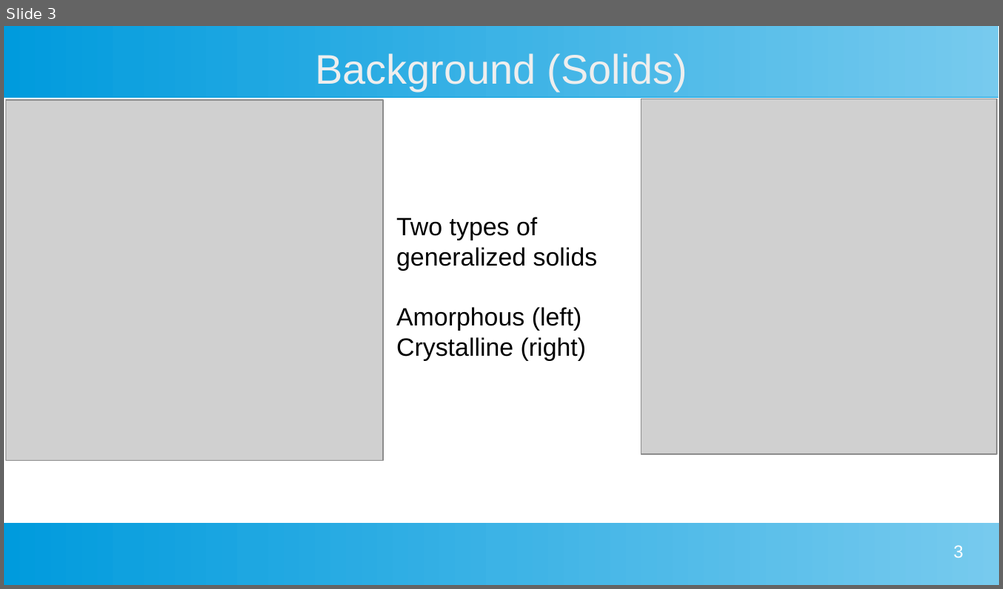
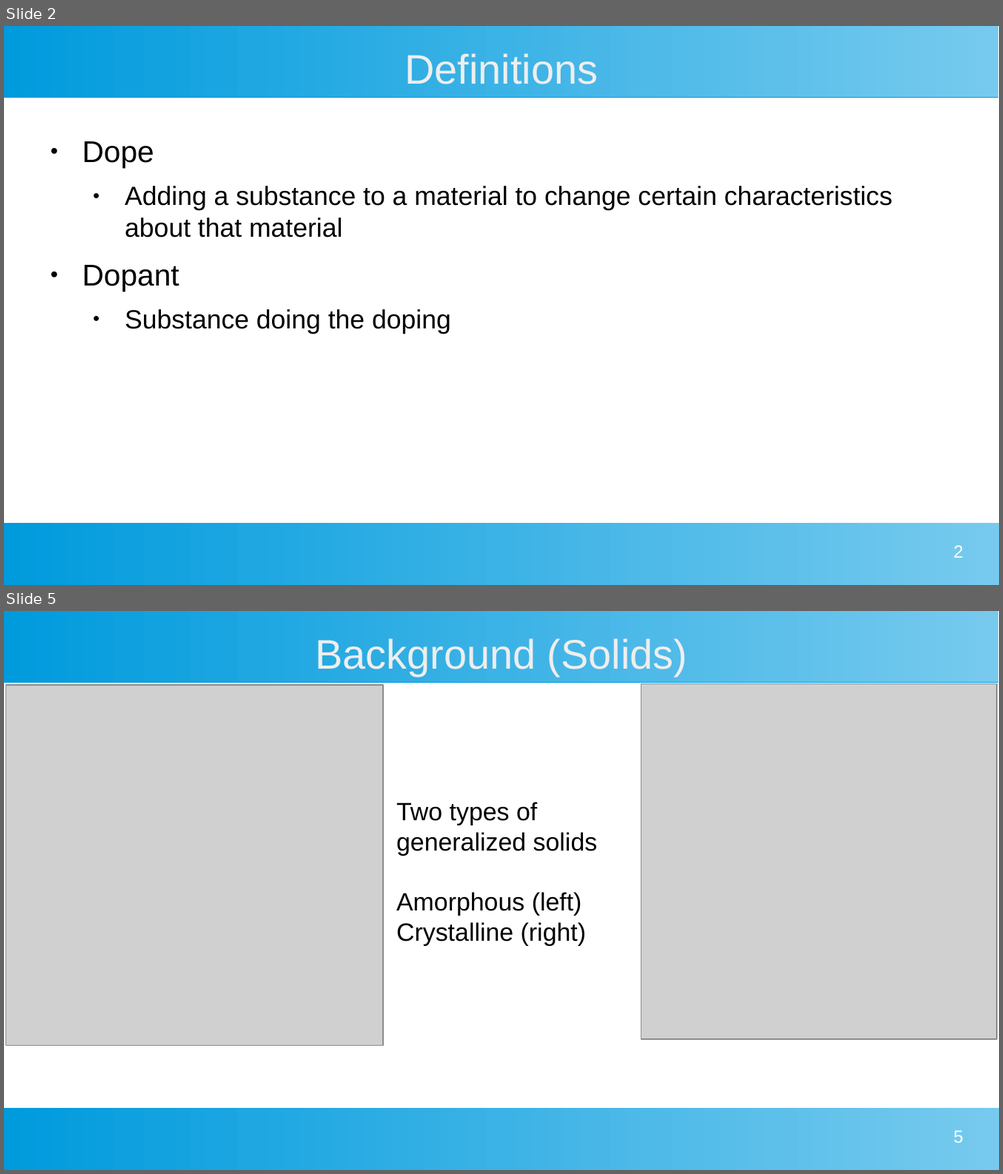
Before and after one commit to MarkS5001/GIXRD-Thesis, a slide deck: Thesis Defense Presentation.odp. Shown one above the other, each under a label of ours: slide 3 before the commit, slides 2 and 5 after it; the slides between them are not shown. The pictures are 1003x589 and 1003x1174 pixels, drawn with LibreOffice and Linux fonts; fonts in the diff are those of the drawing; grey boxes stand for pictures. Boxes give left, top, right and bottom in pixels: in the first picture for what was removed or moved away, otherwise in the second. Text is boxed around its words. In the diff, an @@ line names an element or a change of style, - is before the commit and + after.

Commit message:
Added to definitions slide, and doping background slide

```diff
--- a/Thesis Defense Presentation.odp
+++ b/Thesis Defense Presentation.odp
@@ slide 2 added at bbox=[4, 26, 999, 585], background #FFFFFF; not listed: 2 template elements that a slide beside it also shows @@
@@ title added at bbox=[404, 53, 597, 84], 33 pt, text #EEEEEE @@
+Definitions
@@ text added at bbox=[82, 141, 892, 334], 21 pt, text #000000 @@
+● Dope
+  ● Adding a substance to a material to change certain characteristics about that material
+● Dopant
+  ● Substance doing the doping
@@ page number added at bbox=[953, 545, 963, 558], 14 pt, text #FFFFFF @@
+2
@@ what was slide 3 is now slide 5 @@
@@ page number at bbox=[953, 1130, 963, 1143]: text changed @@
-3
+5
```
Also in this commit, not shown: 1 slide changed, 3 other slides added, 2 slides removed.
